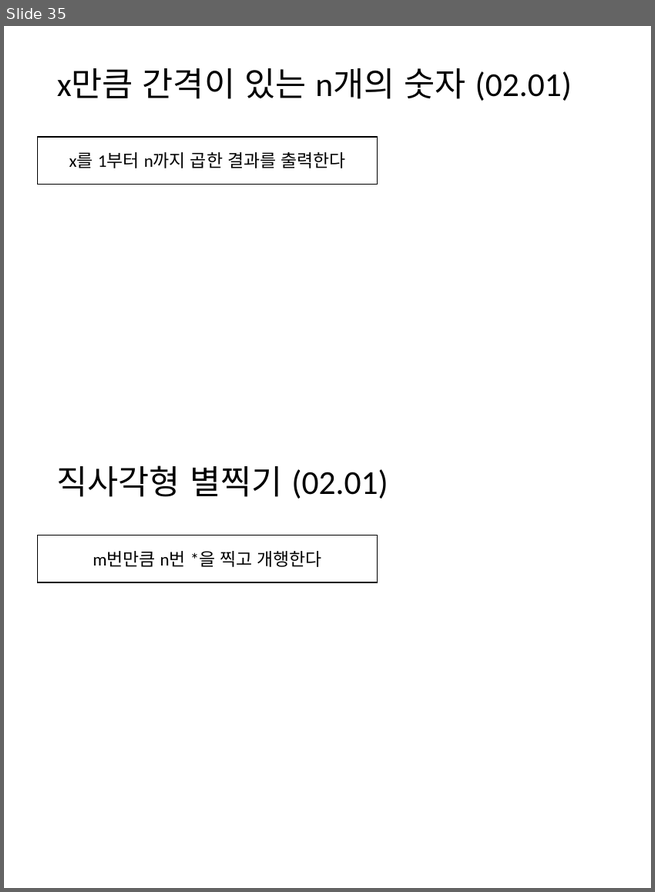
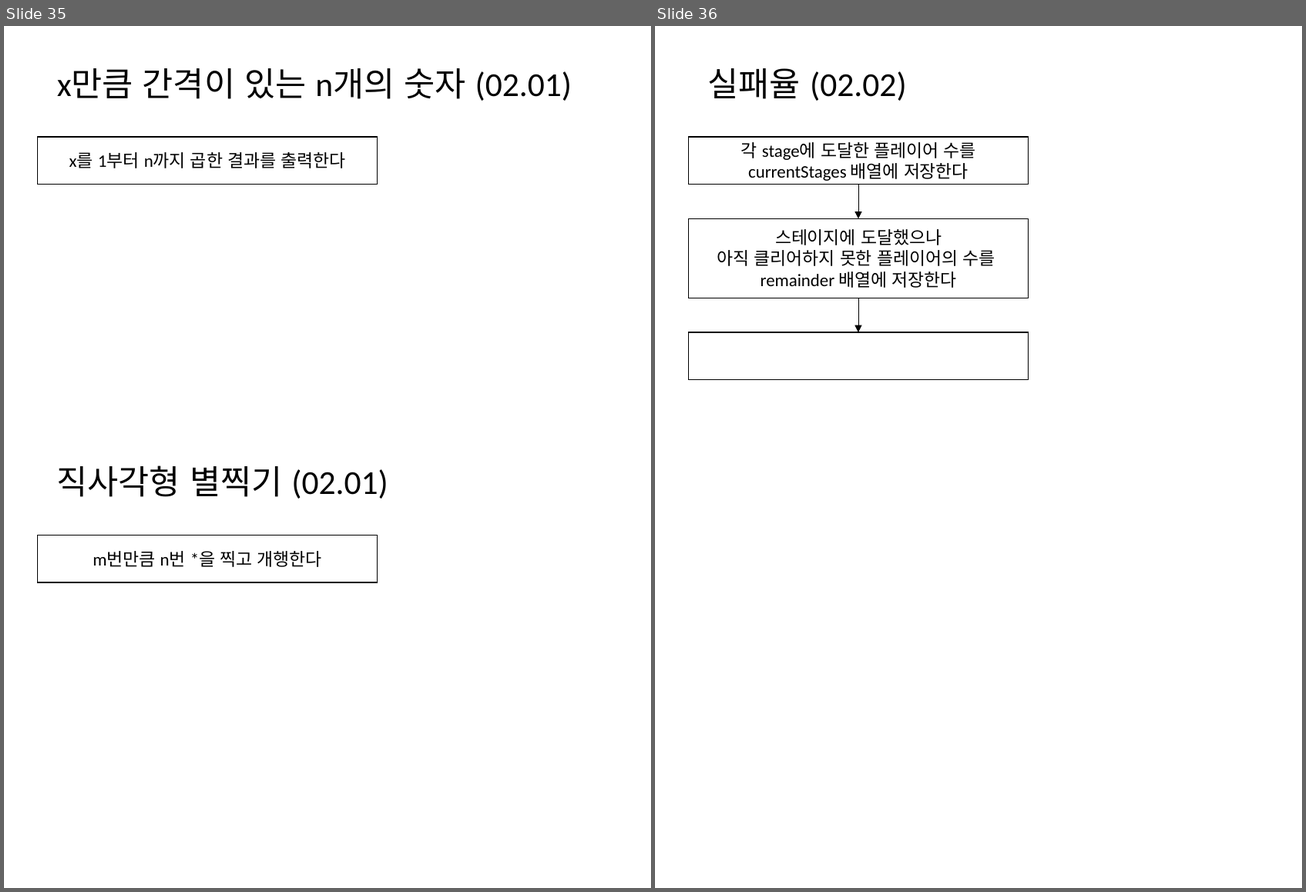
Before and after one commit to mornings9047/Algorithms_Programmers, a slide deck: 알고리즘_프로그래머스_Level01_순서도.pptx. Shown side by side, each under a label of ours: slide 35 before the commit, slides 35 and 36 after it. The pictures are 655x892 and 1306x892 pixels, drawn with LibreOffice and Linux fonts; fonts in the diff are those of the drawing. Boxes give left, top, right and bottom in pixels: in the first picture for what was removed or moved away, otherwise in the second. Text is boxed around its words. In the diff, an @@ line names an element or a change of style, - is before the commit and + after.

Commit message:
실패율 // 미완

```diff
--- a/알고리즘_프로그래머스_Level01_순서도.pptx
+++ b/알고리즘_프로그래머스_Level01_순서도.pptx
@@ slide 36 added at bbox=[655, 26, 1302, 888], background #FFFFFF @@
@@ title added at bbox=[708, 68, 907, 101], 28 pt, text #000000 @@
+실패율 (02.02)
@@ rectangle added at bbox=[689, 137, 1028, 185], outline #000000 1 pt, 14.7 pt, text #000000 @@
+각 stage에 도달한 플레이어 수를 currentStages 배열에 저장한다
@@ arrow added from (858, 185) to (858, 219), #000000 0.5 pt @@
@@ rectangle added at bbox=[689, 219, 1028, 299], outline #000000 1 pt, 14.7 pt, text #000000 @@
+스테이지에 도달했으나
+아직 클리어하지 못한 플레이어의 수를
+remainder 배열에 저장한다
@@ arrow added from (858, 299) to (858, 332), #000000 0.5 pt @@
@@ rectangle added at bbox=[689, 332, 1028, 379], outline #000000 1 pt @@
```
Also in this commit, not shown: 2 other files.
